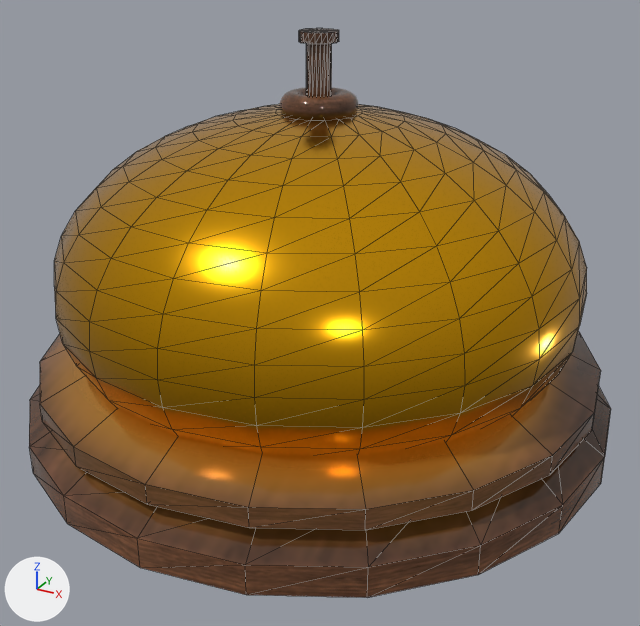
Renders of the glTF model assets/DeskBell.glb from each side of a commit.
Both versions are drawn from a 50 mm lens placed at (0.0135, -0.0245, 0.0169), pointed at (0.0005, -0.0008, 0.005). The axes (+X, +Y, +Z) are drawn at lower left. The lights are the same throughout. Mesh edges are drawn as thin lines on the coarser meshes. Where no turn or scale is listed for an object, it has been applied to the vertices.

Before the edit, the objects in view are built like this:
```python
mat_or = principled_material('OR')
mat_or.base_color = (0.8, 0.389, 0.00728)  # yellow #e7a815
mat_or.metallic = 1.0
mat_or.roughness = 0.2
me_pcylinder2_standardsurface1_0_001 = bpy.data.meshes.new('pCylinder2_standardSurface1_0.001')
me_pcylinder2_standardsurface1_0_001.from_pydata(...)  # 62 vertices, 120 faces; spans x -0.01..0.01, y -0.01..0.01, z 0.0009..0.0053
me_pcylinder2_standardsurface1_0_001.materials.append(mat_base)
me_pcylinder3_standardsurface1_0_001 = bpy.data.meshes.new('pCylinder3_standardSurface1_0.001')
me_pcylinder3_standardsurface1_0_001.from_pydata(...)  # 42 vertices, 80 faces; spans x -0.0095..0.0095, y -0.0095..0.0095, z 0.0027..0.0076
me_pcylinder3_standardsurface1_0_001.materials.append(mat_base)
me_psphere1_standardsurface1_0_001 = bpy.data.meshes.new('pSphere1_standardSurface1_0.001')
me_psphere1_standardsurface1_0_001.from_pydata(...)  # a UV sphere (20 segments, 20 rings, poles along z) spanning x -0.0087..0.0087, y -0.0087..0.0087, z 0.0005..0.0115
me_psphere1_standardsurface1_0_001.materials.append(mat_or)  # yellow #e7a815
ob_pcylinder2_standardsurface1_0 = bpy.data.objects.new('pCylinder2_standardSurface1_0', me_pcylinder2_standardsurface1_0_001)
ob_pcylinder2_standardsurface1_0.location = (0.0, 0.0, 0.0)
ob_pcylinder3_standardsurface1_0 = bpy.data.objects.new('pCylinder3_standardSurface1_0', me_pcylinder3_standardsurface1_0_001)
ob_pcylinder3_standardsurface1_0.location = (0.0, 0.0, 0.0)
ob_psphere1_standardsurface1_0 = bpy.data.objects.new('pSphere1_standardSurface1_0', me_psphere1_standardsurface1_0_001)
ob_psphere1_standardsurface1_0.location = (0.0, 0.0, 0.0)
# also in view: 'pTorus1_standardSurface1_0' at (0.0, 0.0, 0.0117); 'pCylinder4_standardSurface1_0' at (0.0, 0.0, 0.0128)
```
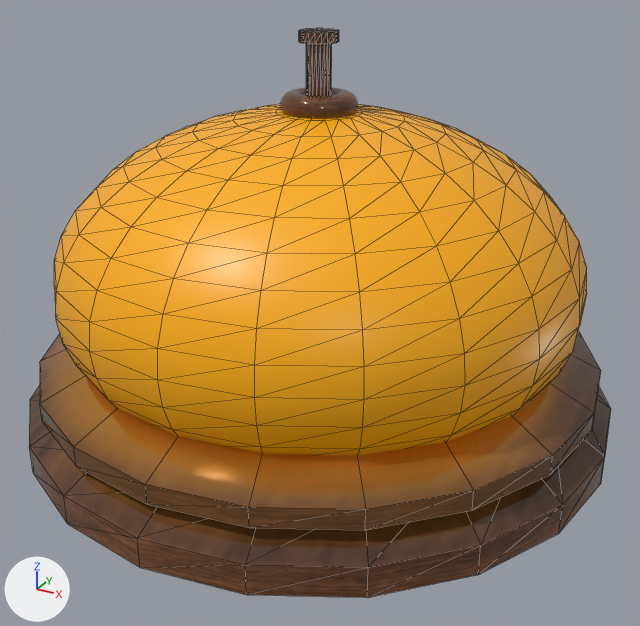
Boxes (x1, y1, x2, y2) around the edits, measured in the pictures (640 x 626 px):
```json
{"object": "pSphere1_standardSurface1_0", "change": "recoloured, surface changed", "before": [54, 104, 587, 456], "after": [54, 104, 587, 456]}
```

Edits to the scene script, one JSON object a line:
```json
{"op": "set", "path": "mat_or.metallic", "old": "1.0", "new": "0.0"}
{"op": "set", "path": "mat_or.base_color", "old": "(0.8, 0.389, 0.00728)", "new": "(1.0, 0.437, 0.0)", "note": "yellow #e7a815 -> orange #ffb100"}
{"op": "set", "path": "mat_or.roughness", "old": "0.2", "new": "0.4"}
```
